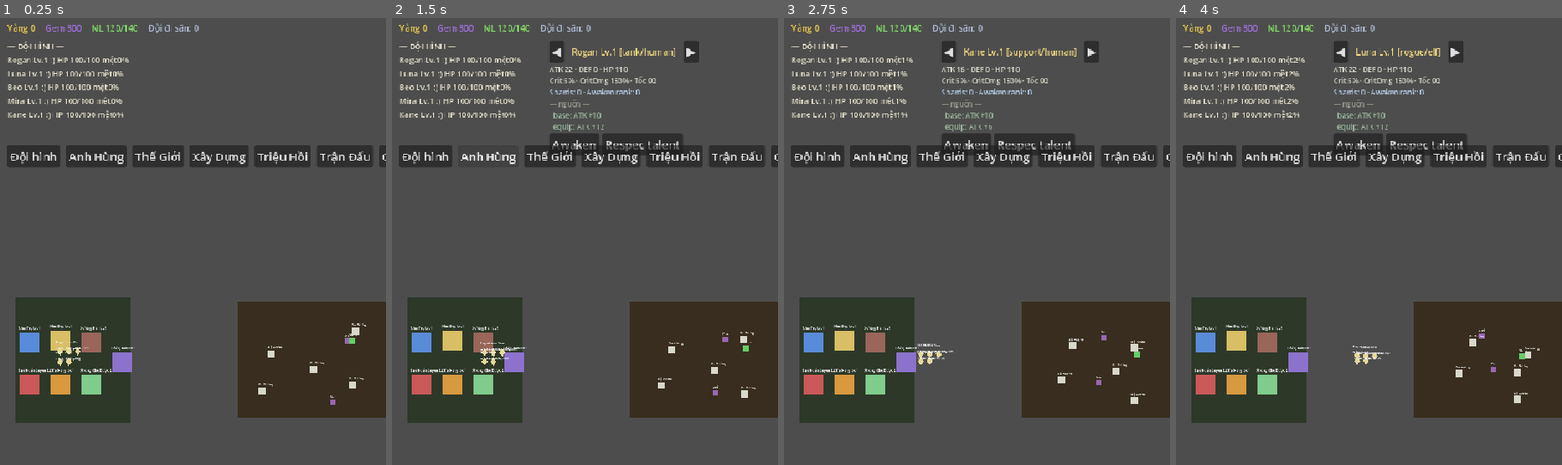
Above: before the commit, frames 1-4 (left to right).
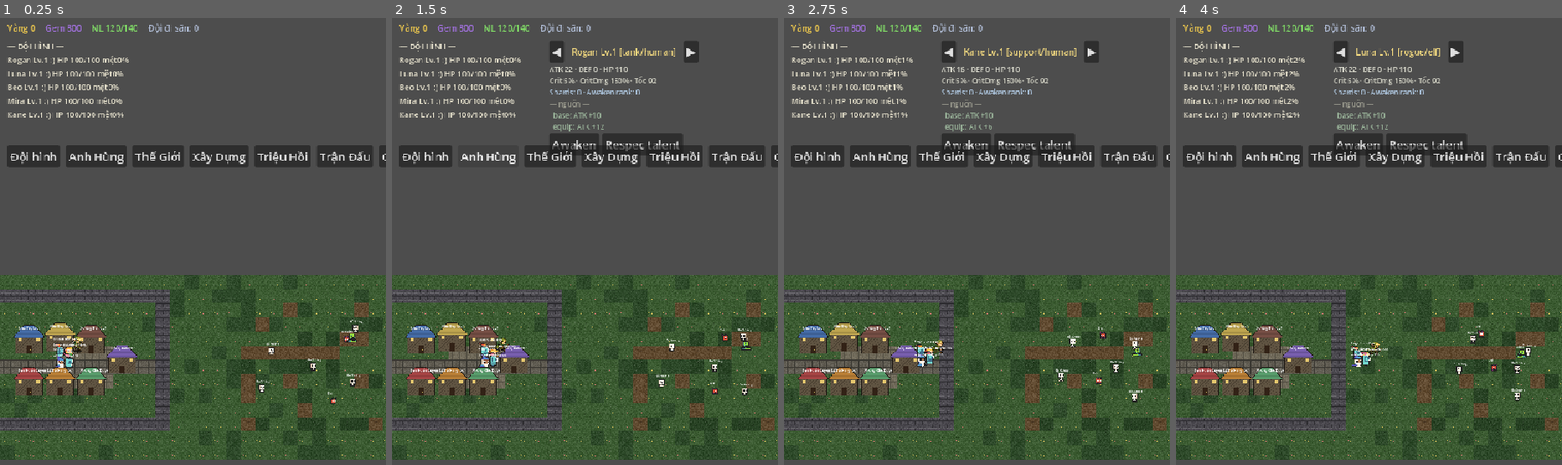
Above: after the commit, the same moments.

Repository: mockingbitch/herogasm
Game: Godot game, scene res://scenes/world.tscn
The game is run twice, just before and just after one commit, with the same random seed, the same clock (stepped at 60 frames per second) and the same inputs.
Inputs:
- Up to frame 1 (0.25 s): no input
- Up to frame 2 (1.5 s): click "Đội hình" at 0.5 s; click "Anh Hùng" at 1.25 s
- Up to frame 3 (2.75 s): click "◀" at 2 s
- Up to frame 4 (4 s): click "▶" at 2.75 s; click "▶" at 3.5 s

The runs differ from the first frame. In frame 1, 33% of the frame differs, in the area x 0-100%, y 57-99%; in frame 2, 32%; in frame 3, 33%; in frame 4, 33%.

Commit message:
Prototype hình ảnh: TileMap thế giới + sprite động + archer từ character sheet
- entities hero/monster/building: bỏ Polygon2D, dùng AnimatedSprite2D (SpriteLib, 0x72 CC0) +
  bóng đổ + anim idle/run + lật hướng; building dùng sprite nhà sinh bằng code.
- scenes/world.gd: nền TileMapLayer (thành có tường bao + quảng trường + lối đá; Bãi Săn cỏ/đất/suối)
  từ tileset placeholder sinh bằng code (assets/generated/tiles).
- Pipeline archer: tự dò 20 frame trong archer.png (connected-components) -> cắt + tách nền trong suốt
  -> SpriteLib.build_archer() dựng SpriteFrames 6 anim (idle/run/attack/skill/hit/death) -> ráp hero Archer.
- Database: sửa sprite mage wizard_m->wizzard_m; archer dùng sheet custom.
- assets/generated: tiles (8) + buildings (7) + archer (20 frame) — art placeholder/nguồn xử-lý-thành-asset.
- 464 test vẫn xanh (chỉ đổi lớp hiển thị).

Co-Authored-By: Claude Opus 4.8 (1M context) <noreply@anthropic.com>

Diff:
--- a/game/autoload/database.gd
+++ b/game/autoload/database.gd
@@ -298,9 +298,9 @@
 		{"aggression": 0.85, "rest_threshold": 0.55, "repair_threshold": 0.30})
 	_hero("rogue", "Luna", "rogue", "iron_sword", "elf_f",
 		{"aggression": 1.15, "rest_threshold": 0.40, "repair_threshold": 0.25}, "elf")
-	_hero("archer", "Beo", "ranger", "rusty_sword", "elf_m",
+	_hero("archer", "Beo", "ranger", "rusty_sword", "archer",
 		{"aggression": 1.05, "rest_threshold": 0.42, "repair_threshold": 0.30}, "elf")
-	_hero("mage", "Mira", "mage", "rusty_sword", "wizard_m",
+	_hero("mage", "Mira", "mage", "rusty_sword", "wizzard_m",
 		{"aggression": 1.0, "rest_threshold": 0.45, "repair_threshold": 0.30})
 	_hero("cleric", "Kane", "support", "rusty_sword", "knight_f",
 		{"aggression": 0.7, "rest_threshold": 0.6, "repair_threshold": 0.35})
--- a/game/entities/building/building.gd
+++ b/game/entities/building/building.gd
@@ -76,12 +76,23 @@
 
 var _label: Label
 
+const BUILD_DIR := "res://assets/generated/buildings/"
+
 func _build_visual() -> void:
-	var col := _color_for(def.type if def != null else "inn")
-	var poly := Polygon2D.new()
-	poly.polygon = PackedVector2Array([Vector2(-22, -22), Vector2(22, -22), Vector2(22, 22), Vector2(-22, 22)])
-	poly.color = col
-	add_child(poly)
+	var type := def.type if def != null else "inn"
+	var tex: Texture2D = load(BUILD_DIR + type + ".png")
+	if tex != null:
+		var spr := Sprite2D.new()
+		spr.texture = tex
+		spr.texture_filter = CanvasItem.TEXTURE_FILTER_NEAREST
+		spr.scale = Vector2(1.5, 1.5)
+		spr.position = Vector2(0, -8)     # gốc node ~ chân nhà
+		add_child(spr)
+	else:
+		var poly := Polygon2D.new()
+		poly.polygon = PackedVector2Array([Vector2(-22, -22), Vector2(22, -22), Vector2(22, 22), Vector2(-22, 22)])
+		poly.color = _color_for(type)
+		add_child(poly)
 	_label = Label.new()
 	_label.add_theme_font_size_override("font_size", 8)
 	_label.position = Vector2(-24, -38)
--- a/game/entities/heroes/hero.gd
+++ b/game/entities/heroes/hero.gd
@@ -29,6 +29,8 @@
 var target_monster: Monster
 
 var _label: Label
+var _spr: AnimatedSprite2D
+var _prev_pos: Vector2 = Vector2.ZERO
 var _evaluator := HeroGoalEvaluator.new()
 
 func setup(id: String, home: Vector2, field: Vector2, spawner_: MonsterSpawner) -> void:
@@ -139,6 +141,7 @@
 	if has_node("/root/ExpeditionService") and ExpeditionService.is_on_expedition(hero_id):
 		_move(home_pos, delta)
 		_refresh_label(h)
+		_update_anim()
 		return
 	match state:
 		St.IDLE:
@@ -165,6 +168,7 @@
 		St.TRAIN:
 			_do_train(h)
 	_refresh_label(h)
+	_update_anim()
 
 ## Trạng thái hành động khi tới đích (theo state di chuyển hiện tại).
 func _arrive_state() -> int:
@@ -319,15 +323,52 @@
 	h.stamina = maxf(0.0, h.stamina - rate * delta)
 
 func _build_visual() -> void:
-	var poly := Polygon2D.new()
-	poly.polygon = PackedVector2Array([Vector2(0, -9), Vector2(7, 0), Vector2(0, 9), Vector2(-7, 0)])
-	poly.color = Color(0.9, 0.85, 0.6)
-	add_child(poly)
+	_add_shadow(self, 8.0)
+	var base := "knight_m"
+	var def: HeroDef = Database.get_hero_def(hero().hero_def_id) if hero() != null else null
+	if def != null and def.sprite != "":
+		base = def.sprite
+	if base == "archer":                       # hero dùng sheet archer.png (frame lớn -> scale nhỏ)
+		_spr = SpriteLib.build_archer()
+		_spr.scale = Vector2(0.16, 0.16)
+		_spr.position = Vector2(0, -17)
+	else:
+		_spr = SpriteLib.build(SpriteLib.defs_for(base, false))
+		_spr.scale = Vector2(1.6, 1.6)
+		_spr.position = Vector2(0, -10)
+	_spr.play("idle")
+	add_child(_spr)
 	_label = Label.new()
 	_label.add_theme_font_size_override("font_size", 7)
-	_label.position = Vector2(-10, -26)
+	_label.position = Vector2(-14, -34)
 	_label.mouse_filter = Control.MOUSE_FILTER_IGNORE
 	add_child(_label)
+	_prev_pos = position
+
+## Bóng đổ đơn giản (ellipse tối bán trong suốt) dưới chân — đọc silhouette trên nền.
+static func _add_shadow(node: Node2D, rx: float) -> void:
+	var pts := PackedVector2Array()
+	for i in 10:
+		var a := TAU * i / 10.0
+		pts.append(Vector2(cos(a) * rx, sin(a) * rx * 0.4 + 2.0))
+	var sh := Polygon2D.new()
+	sh.polygon = pts
+	sh.color = Color(0, 0, 0, 0.28)
+	node.add_child(sh)
+
+## Cập nhật animation idle/run + lật hướng theo di chuyển (gọi cuối _process).
+func _update_anim() -> void:
+	if _spr == null:
+		return
+	var delta_pos := position - _prev_pos
+	if delta_pos.length() > 0.5:
+		if _spr.animation != "run":
+			_spr.play("run")
+		if absf(delta_pos.x) > 0.05:
+			_spr.flip_h = delta_pos.x < 0.0
+	elif _spr.animation != "idle":
+		_spr.play("idle")
+	_prev_pos = position
 
 func _refresh_label(h: HeroInstance) -> void:
 	if _label == null:
--- a/game/entities/monster/monster.gd
+++ b/game/entities/monster/monster.gd
@@ -12,6 +12,7 @@
 var _field: Rect2
 var _wander_target: Vector2 = Vector2.ZERO
 var _wander_cd: float = 0.0
+var _spr: AnimatedSprite2D
 
 func setup(d: EnemyData, uid_: String, field: Rect2) -> void:
 	data = d
@@ -31,7 +32,10 @@
 		_wander_target = _rand_point()
 		_wander_cd = RandomService.randf_range(2.0, 4.5)
 	var spd: float = data.speed * 0.35
+	var before := position.x
 	position = position.move_toward(_wander_target, spd * delta)
+	if _spr != null and absf(position.x - before) > 0.02:
+		_spr.flip_h = position.x < before
 
 func is_alive() -> bool:
 	return alive
@@ -49,14 +53,17 @@
 		RandomService.randf_range(_field.position.y, _field.end.y))
 
 func _build_visual() -> void:
-	var s: float = data.size if data != null else 7.0
-	var poly := Polygon2D.new()
-	poly.polygon = PackedVector2Array([Vector2(-s, -s), Vector2(s, -s), Vector2(s, s), Vector2(-s, s)])
-	poly.color = data.body_color if data != null else Color(0.8, 0.3, 0.3)
-	add_child(poly)
+	Hero._add_shadow(self, 7.0)
+	var base := data.sprite if data != null and data.sprite != "" else "swampy"
+	var single := data.sprite_single if data != null else true
+	_spr = SpriteLib.build(SpriteLib.defs_for(base, single), 6.0)
+	_spr.scale = Vector2(1.4, 1.4)
+	_spr.position = Vector2(0, -8)
+	_spr.play("idle")
+	add_child(_spr)
 	var lbl := Label.new()
 	lbl.text = data.display_name if data != null else "?"
-	lbl.add_theme_font_size_override("font_size", 7)
-	lbl.position = Vector2(-s, -s - 12)
+	lbl.add_theme_font_size_override("font_size", 6)
+	lbl.position = Vector2(-12, -26)
 	lbl.mouse_filter = Control.MOUSE_FILTER_IGNORE
 	add_child(lbl)
--- a/game/scenes/world.gd
+++ b/game/scenes/world.gd
@@ -39,10 +39,60 @@
 func F6_hint() -> void:
 	Debug.log("World P1 ready — %d hero, %d monster" % [PlayerProfile.hero_ids.size(), _spawner.alive_count()])
 
+const TILE := 32
+const T_GRASS := Vector2i(0, 0)
+const T_GRASS_DK := Vector2i(1, 0)
+const T_DIRT := Vector2i(2, 0)
+const T_PATH := Vector2i(3, 0)
+const T_WATER := Vector2i(4, 0)
+const T_WALL := Vector2i(5, 0)
+const T_PLAZA := Vector2i(6, 0)
+const T_BUSH := Vector2i(7, 0)
+
+## Nền TileMap từ atlas placeholder: thành có tường bao + quảng trường, Bãi Săn cỏ/đất + suối.
 func _build_ground() -> void:
-	# nền town (xanh) + field (nâu) cho dễ nhìn
-	_rect(Rect2(-380, -140, 260, 280), Color(0.18, 0.22, 0.16))
-	_rect(FIELD_RECT.grow(20), Color(0.22, 0.18, 0.12))
+	var ts := TileSet.new()
+	ts.tile_size = Vector2i(TILE, TILE)
+	var src := TileSetAtlasSource.new()
+	src.texture = load("res://assets/generated/tiles/atlas.png")
+	src.texture_region_size = Vector2i(TILE, TILE)
+	for i in 8:
+		src.create_tile(Vector2i(i, 0))
+	ts.add_source(src, 0)
+	var layer := TileMapLayer.new()
+	layer.tile_set = ts
+	layer.texture_filter = CanvasItem.TEXTURE_FILTER_NEAREST
+	add_child(layer)                       # thêm đầu tiên -> vẽ dưới cùng (sau buildings/hero)
+
+	var rng := RandomNumberGenerator.new()
+	rng.seed = 20260702
+	# nền cỏ toàn bản đồ
+	for cy in range(-6, 7):
+		for cx in range(-15, 17):
+			layer.set_cell(Vector2i(cx, cy), 0, T_GRASS_DK if rng.randf() < 0.16 else T_GRASS)
+
+	# --- THÀNH (trái): tường bao + quảng trường + lối đá ---
+	var tx0 := -14; var tx1 := -2; var ty0 := -5; var ty1 := 4
+	for cx in range(tx0, tx1 + 1):
+		layer.set_cell(Vector2i(cx, ty0), 0, T_WALL)
+		layer.set_cell(Vector2i(cx, ty1), 0, T_WALL)
+	for cy in range(ty0, ty1 + 1):
+		layer.set_cell(Vector2i(tx0, cy), 0, T_WALL)
+		layer.set_cell(Vector2i(tx1, cy), 0, T_WALL)
+	for cy in range(-1, 2):                # quảng trường trung tâm
+		for cx in range(-9, -5):
+			layer.set_cell(Vector2i(cx, cy), 0, T_PLAZA)
+	for cx in range(tx0 + 1, tx1):         # lối đá ngang giữa thành
+		layer.set_cell(Vector2i(cx, 0), 0, T_PATH)
+
+	# --- BÃI SĂN (phải): cỏ + mảng đất + suối + bụi cây ---
+	for i in 26:
+		layer.set_cell(Vector2i(rng.randi_range(4, 14), rng.randi_range(-4, 4)), 0, T_DIRT)
+	for cy in range(-5, 6):                # suối cột phải
+		layer.set_cell(Vector2i(15, cy), 0, T_WATER)
+		layer.set_cell(Vector2i(16, cy), 0, T_WATER)
+	for i in 14:
+		layer.set_cell(Vector2i(rng.randi_range(4, 13), rng.randi_range(-4, 4)), 0, T_BUSH)
 
 func _build_town() -> void:
 	_building("inn", Vector2(-350, -40))
@@ -81,9 +131,3 @@
 	cam.zoom = Vector2(0.62, 0.62)   # zoom-out để thấy cả town + field
 	add_child(cam)
 	cam.make_current()               # sau khi vào tree
-
-func _rect(r: Rect2, col: Color) -> void:
-	var p := Polygon2D.new()
-	p.polygon = PackedVector2Array([r.position, Vector2(r.end.x, r.position.y), r.end, Vector2(r.position.x, r.end.y)])
-	p.color = col
-	add_child(p)
--- a/game/systems/visual/sprite_lib.gd
+++ b/game/systems/visual/sprite_lib.gd
@@ -21,6 +21,35 @@
 		run.append("%s_run_anim_f%d" % [base, i])
 	return {"idle": idle, "run": run}
 
+## Archer custom (frame cắt từ archer.png): idle/run/attack/hit/death.
+const ARCHER_DIR := "res://assets/generated/archer/"
+const ARCHER_ANIMS := {
+	"idle": ["a_r0c0", "a_r0c1", "a_r0c3", "a_r0c1"],
+	"run": ["a_r1c0", "a_r1c1", "a_r1c2", "a_r1c3"],
+	"attack": ["a_r2c0", "a_r2c1", "a_r2c3"],
+	"skill": ["a_r3c1", "a_r3c2"],
+	"hit": ["a_r4c0"],
+	"death": ["a_r4c1"],
+}
+
+static func build_archer(fps: float = 6.0) -> AnimatedSprite2D:
+	var sf := SpriteFrames.new()
+	if sf.has_animation("default"):
+		sf.remove_animation("default")
+	for anim in ARCHER_ANIMS.keys():
+		sf.add_animation(anim)
+		sf.set_animation_loop(anim, anim != "death" and anim != "hit")
+		sf.set_animation_speed(anim, fps)
+		for fname in ARCHER_ANIMS[anim]:
+			var tex: Texture2D = load(ARCHER_DIR + fname + ".png")
+			if tex != null:
+				sf.add_frame(anim, tex)
+	var spr := AnimatedSprite2D.new()
+	spr.sprite_frames = sf
+	spr.centered = true
+	spr.texture_filter = CanvasItem.TEXTURE_FILTER_NEAREST
+	return spr
+
 static func build(defs: Dictionary, fps: float = 8.0) -> AnimatedSprite2D:
 	var sf := SpriteFrames.new()
 	if sf.has_animation("default"):
Binary file added: game/assets/generated/archer/a_r0c0.png
Not shown, added: game/assets/generated/archer/a_r0c0.png.import
Binary file added: game/assets/generated/archer/a_r0c1.png
Not shown, added: game/assets/generated/archer/a_r0c1.png.import
Binary file added: game/assets/generated/archer/a_r0c2.png
Not shown, added: game/assets/generated/archer/a_r0c2.png.import
Binary file added: game/assets/generated/archer/a_r0c3.png
Not shown, added: game/assets/generated/archer/a_r0c3.png.import
Binary file added: game/assets/generated/archer/a_r1c0.png
Not shown, added: game/assets/generated/archer/a_r1c0.png.import
Binary file added: game/assets/generated/archer/a_r1c1.png
Not shown, added: game/assets/generated/archer/a_r1c1.png.import
(and 64 more such lines)
